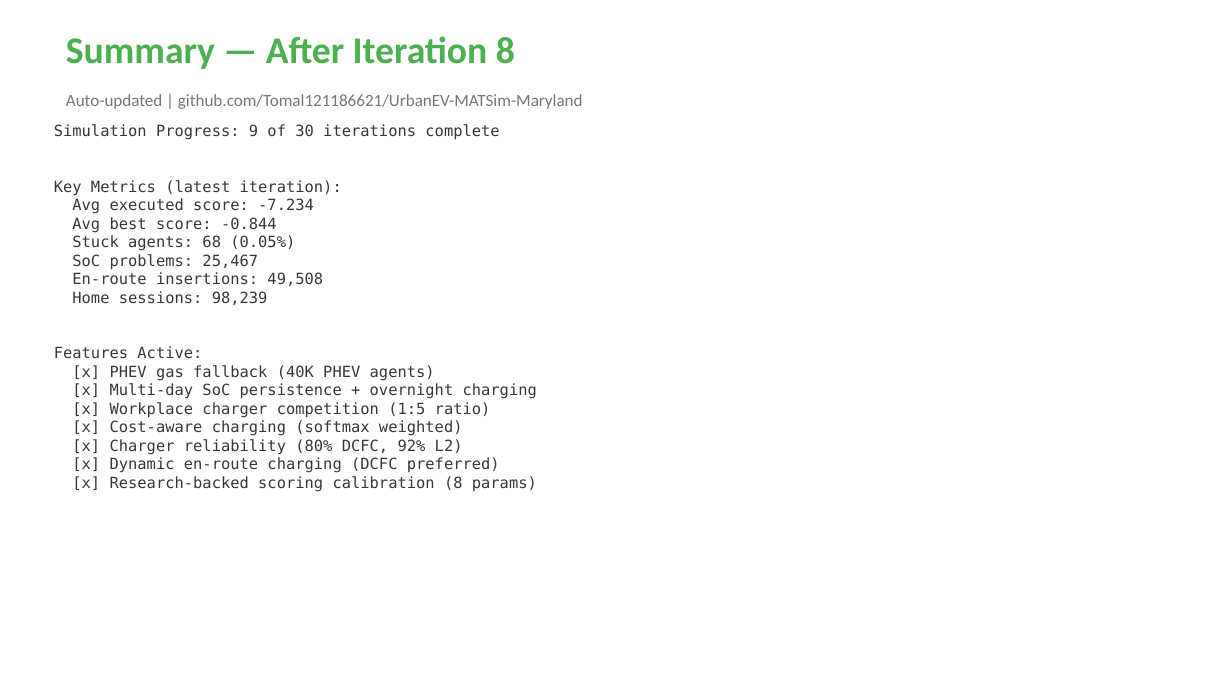
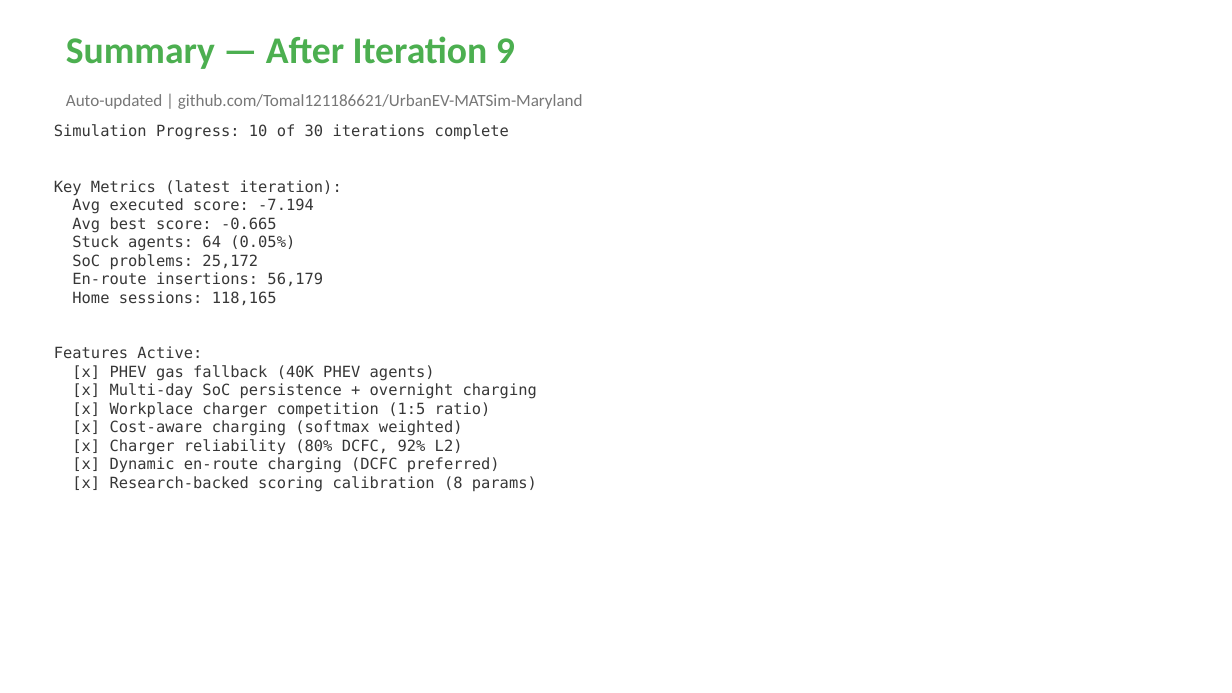
Before and after one commit to Tomal121186621/UrbanEV-MATSim-Maryland, a slide deck: slide 7 of UrbanEV_Results.pptx. Drawn at 1232x693 pixels with LibreOffice and Linux fonts; fonts in the diff are those of the drawing. Boxes give left, top, right and bottom in pixels: in the first picture for what was removed or moved away, otherwise in the second. Text is boxed around its words. In the diff, an @@ line names an element or a change of style, - is before the commit and + after.

Commit message:
Auto-update results after iteration 9

```diff
--- a/UrbanEV_Results.pptx
+++ b/UrbanEV_Results.pptx
@@ text at bbox=[66, 36, 515, 69]: text changed @@
-Summary — After Iteration 8
+Summary — After Iteration 9
@@ text at bbox=[54, 124, 509, 140]: text changed @@
-Simulation Progress: 9 of 30 iterations complete
+Simulation Progress: 10 of 30 iterations complete
@@ text at bbox=[72, 198, 323, 305]: text changed @@
-Avg executed score: -7.234
-Avg best score: -0.844
-Stuck agents: 68 (0.05%)
-SoC problems: 25,467
-En-route insertions: 49,508
-Home sessions: 98,239
+Avg executed score: -7.194
+Avg best score: -0.665
+Stuck agents: 64 (0.05%)
+SoC problems: 25,172
+En-route insertions: 56,179
+Home sessions: 118,165
```
Also in this commit, not shown: 6 other slides changed.
